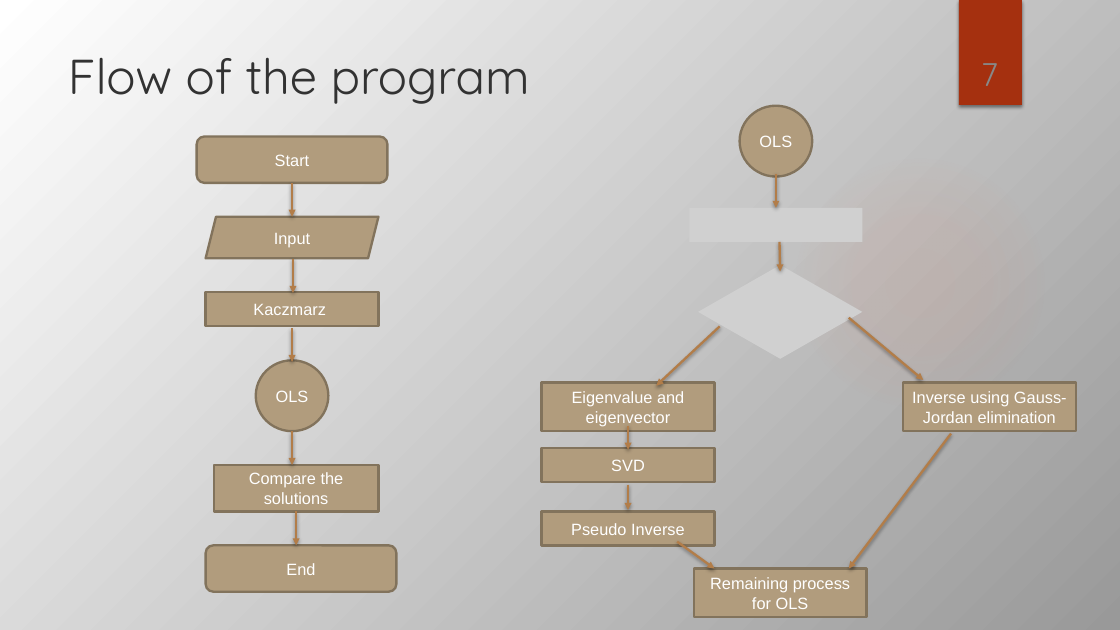
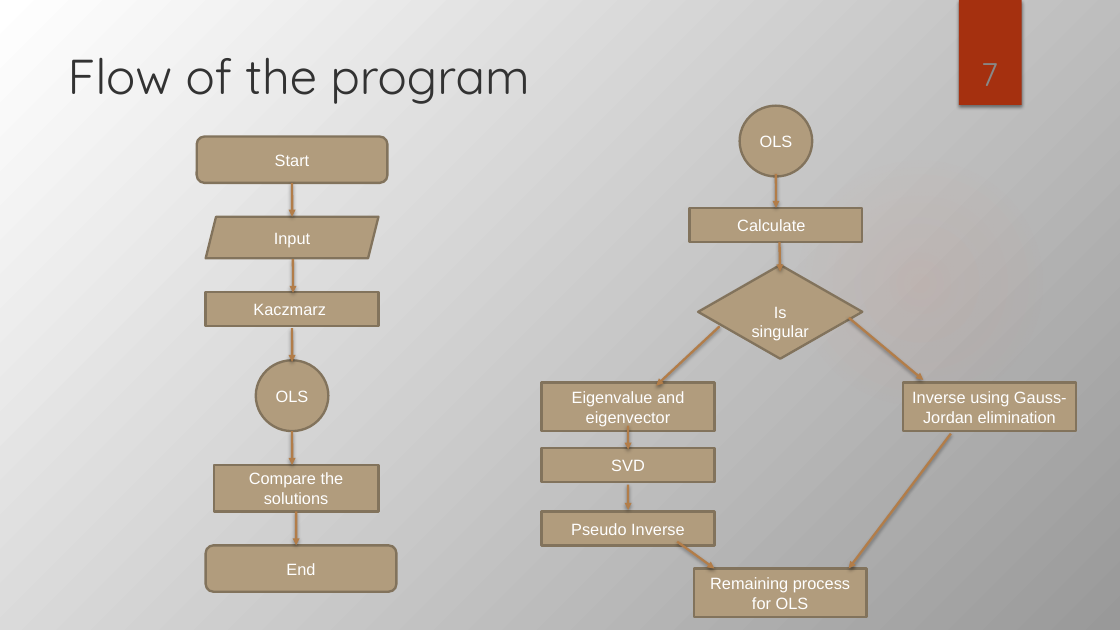
Before and after one commit to Yasin1406/SPL-1, a slide deck: slide 7 of SPL_Final_Presentation.pptx. Drawn at 1120x630 pixels with LibreOffice and Linux fonts; fonts in the diff are those of the drawing; grey boxes stand for pictures; background and template pictures are left out. Boxes give left, top, right and bottom in pixels: in the first picture for what was removed or moved away, otherwise in the second. Text is boxed around its words. In the diff, an @@ line names an element or a change of style, - is before the commit and + after.

```diff
--- a/SPL_Final_Presentation.pptx
+++ b/SPL_Final_Presentation.pptx
@@ background gradient #FFFFFF to #999999 to gradient #999999 to #FFFFFF @@
@@ arrow removed from (776, 174) to (776, 208) @@
@@ freeform shape added at box(776, 174, 776, 208), outline #B27D49 2 pt @@
@@ picture removed at box(690, 208, 863, 242) @@
@@ rectangle added at box(690, 208, 863, 242), fill #B19C7D, outline #82735C 2 pt, 14 pt, text #FFFFFF @@
+Calculate
@@ picture removed at box(698, 265, 863, 359) @@
@@ diamond added at box(698, 265, 862, 359), fill #B19C7D, outline #82735C 2 pt, 14 pt, text #FFFFFF @@
+Is
+singular
@@ arrow removed from (780, 242) to (781, 271) @@
@@ freeform shape added at box(780, 242, 781, 271), outline #B27D49 2 pt @@
@@ arrow removed from (720, 327) to (656, 386) @@
@@ freeform shape added at box(656, 327, 720, 386), outline #B27D49 2 pt @@
@@ arrow removed from (849, 318) to (923, 380) @@
@@ freeform shape added at box(849, 318, 923, 380), outline #B27D49 2 pt @@
@@ outline #83735C 2 pt to #82735C 2 pt in 3 elements at box(740, 106, 812, 176), box(542, 382, 715, 431), box(903, 382, 1076, 431) @@
```
Also in this commit, not shown: 17 other slides changed, 2 slides added, 2 slides removed, 4 other files.
